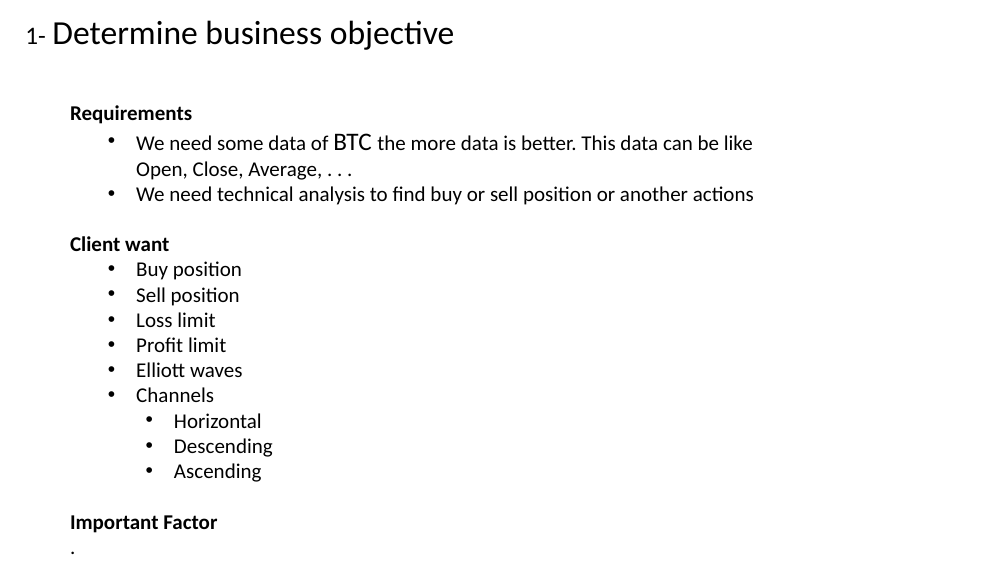
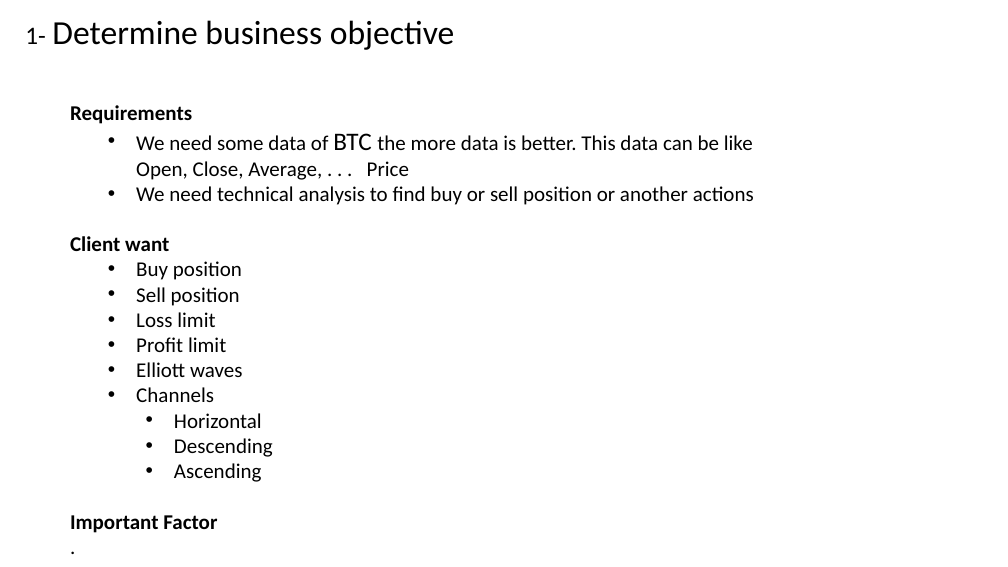
Before and after one commit to mahdi-ebrahimi-per/Data-Science, a slide deck: slide 3 of 1- business understanding/slide.pptx. Drawn at 1008x567 pixels with LibreOffice and Linux fonts; fonts in the diff are those of the drawing. Boxes give left, top, right and bottom in pixels: in the first picture for what was removed or moved away, otherwise in the second. Text is boxed around its words. In the diff, an @@ line names an element or a change of style, - is before the commit and + after.

```diff
--- a/1- business understanding/slide.pptx
+++ b/1- business understanding/slide.pptx
@@ text at (x1=136, y1=133, x2=753, y2=180): text changed @@
-  • We need some data of BTC the more data is better. This data can be like Open, Close, Average, . . .
+  • We need some data of BTC the more data is better. This data can be like Open, Close, Average, . . . Price
```
Also in this commit, not shown: 2 other slides changed.
